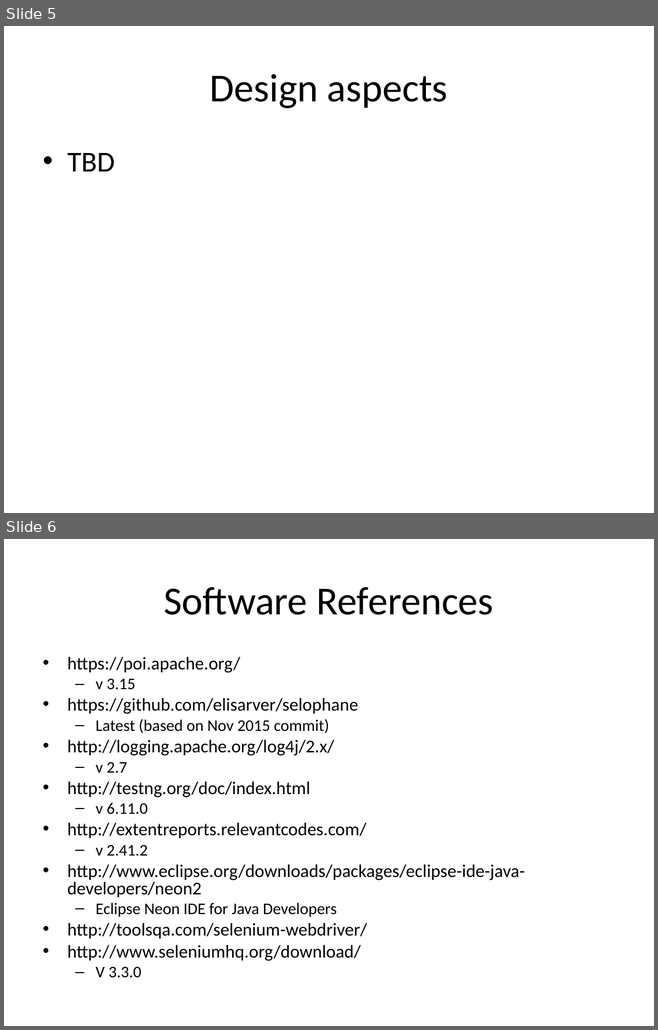
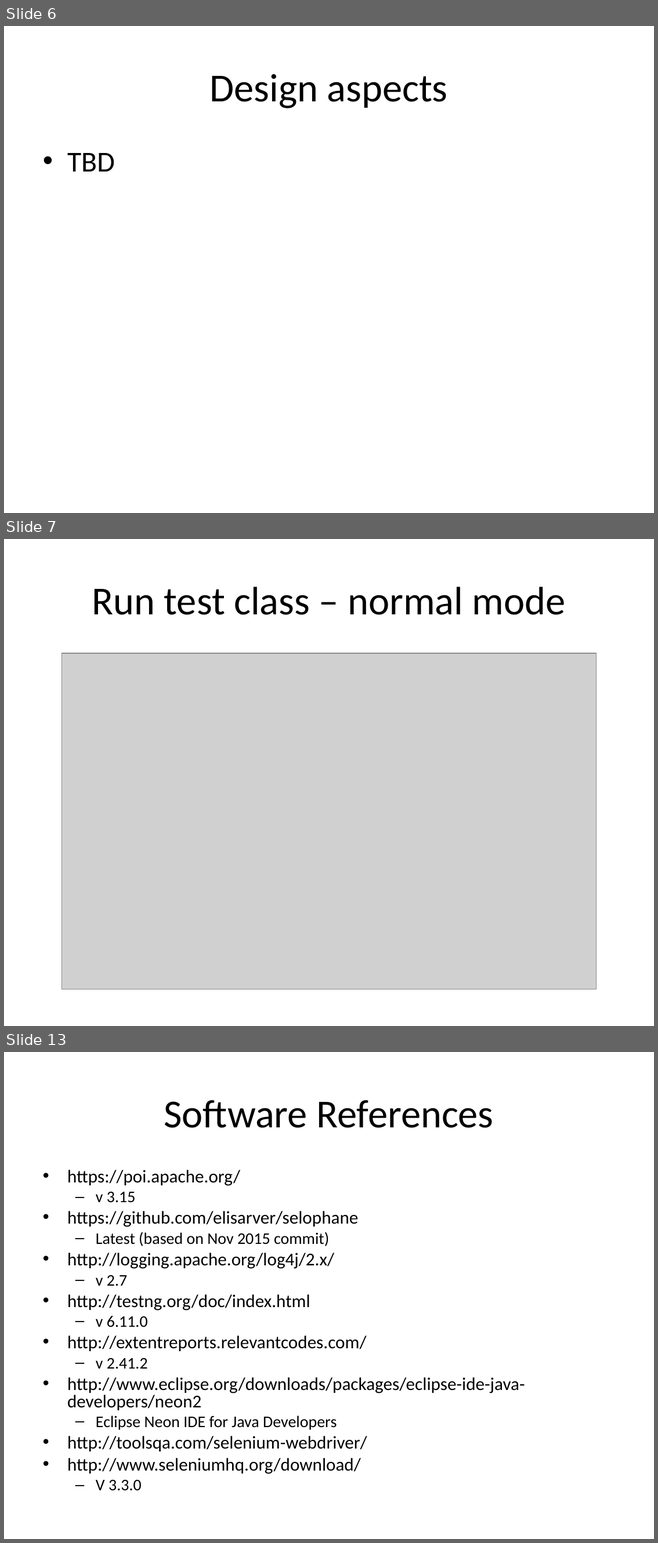
Before and after one commit to asudipto/selophane_InYetAnotherDemoProject, a slide deck: Selenium_NSE/Selenium 3 Framework.ppt. Shown one above the other, each under a label of ours: slides 5 and 6 before the commit, slides 6, 7 and 13 after it; the slides between them are not shown. The pictures are 658x1030 and 658x1543 pixels, drawn with LibreOffice and Linux fonts; fonts in the diff are those of the drawing; grey boxes stand for pictures. Boxes give left, top, right and bottom in pixels: in the first picture for what was removed or moved away, otherwise in the second. Text is boxed around its words. In the diff, an @@ line names an element or a change of style, - is before the commit and + after.

```diff
--- a/Selenium_NSE/Selenium 3 Framework.ppt
+++ b/Selenium_NSE/Selenium 3 Framework.ppt
@@ slide 7 added at bbox=[4, 539, 654, 1026], background #FFFFFF @@
@@ title added at bbox=[92, 587, 565, 615], 44 pt, text #000000 @@
+Run test class – normal mode
@@ picture added at bbox=[62, 653, 596, 990] @@
@@ what was slide 5 is now slide 6 @@
@@ what was slide 6 is now slide 13 @@
```
Also in this commit, not shown: 1 slide changed, 6 other slides added.
